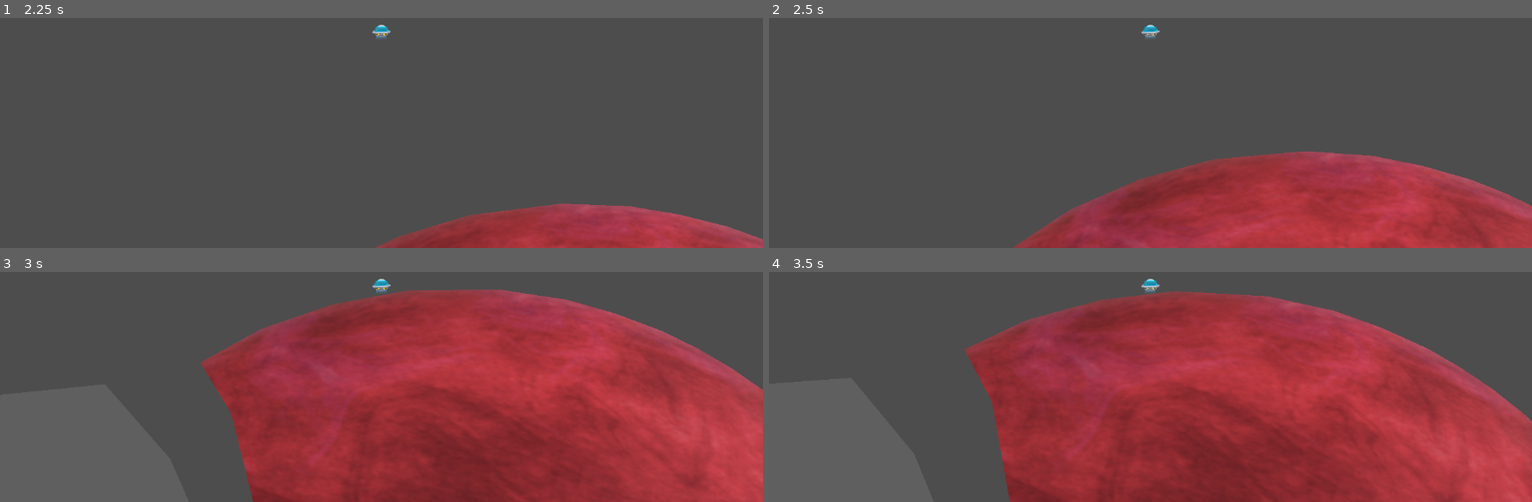
Above: before the commit, frames 1-4 (two rows, left to right).
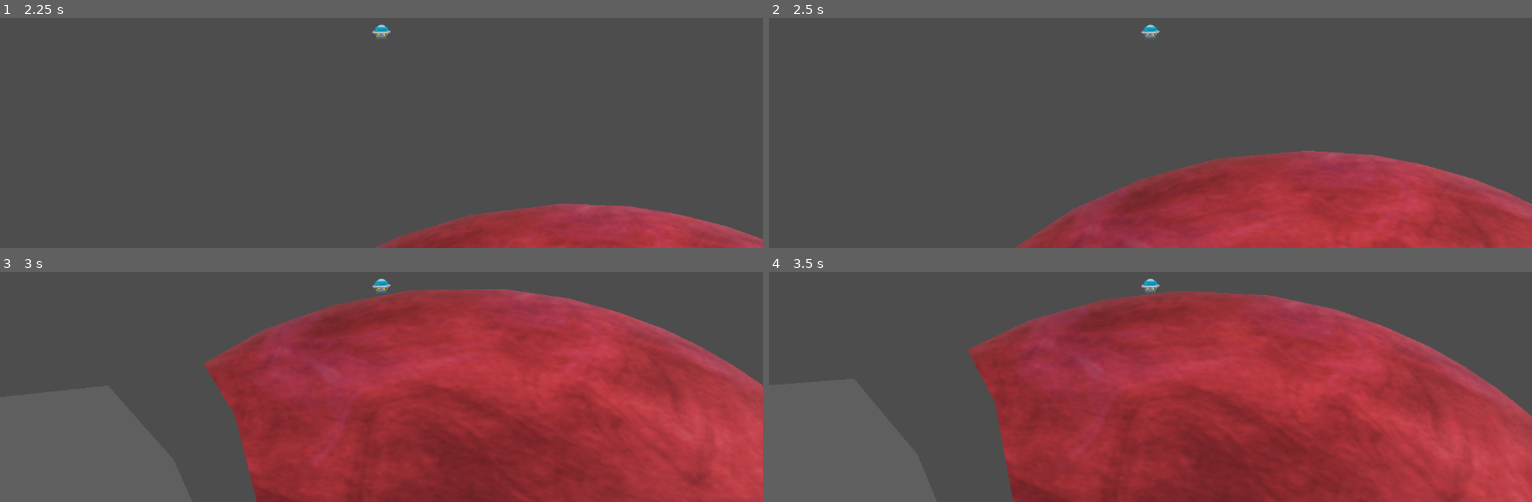
Above: after the commit, the same moments.

Repository: DeniZka/gravity_test
Game: Godot game, scene res://scene.tscn
Same seed, same stepped clock (60 frames per second), same inputs: the game is played once before the commit and once after it. The engine's default icon, where the game draws it, is replaced by a stand-in: a white triangle on a blue panel in a dark square.
Inputs (mouse positions are in pixels of both pictures, inside the frame that each line leads up to):
- Up to frame 1 (2.25 s): tap Enter at 0.5, 2 s; move the mouse to (outside the picture) at 0.52 s; hold D (right) 0.53-1.25 s; hold Space (force) 0.53-1.25 s; click (outside the picture) at 0.67 s; tap T (test) at 0.8 s; drag from (228, 54) to (381, 34) at 1.27 s; move the mouse to (outside the picture) at 2.02 s; press the mouse at (outside the picture) at 2.03 s; hold D (right) from 2.03 s (still down)
- Up to frame 2 (2.5 s): keep holding D (right); tap Shift at 2.3 s
- Up to frame 3 (3 s): release D (right) at 2.75 s; release the mouse at (outside the picture) at 2.75 s; drag from (343, 373) to (outside the picture) at 2.77 s
- Up to frame 4 (3.5 s): no input

Frame 1 is identical in both runs. In frame 2, 0.3% of the frame differs, in the area x 32-100%, y 5-100%; in frame 3, 0.9%, in the area x 26-100%, y 7-100%; in frame 4, 0.9%.

Commit message:
feat: shift controls gravity mode

Diff:
--- a/character_body_2d.gd
+++ b/character_body_2d.gd
@@ -151,6 +151,11 @@
 			gravity_areas.erase(area)
 
 func _input(event: InputEvent) -> void:
+	if Input.is_key_pressed(KEY_SHIFT):
+		behaivor = ROTATION_BASED
+	else:
+		behaivor = GRAVITY_BASED
+
 	if event.is_action_pressed("right"):
 		#physics_material_override.friction = 0.3
 		if owner_area:
--- a/project.godot
+++ b/project.godot
@@ -22,9 +22,34 @@
 "events": [Object(InputEventKey,"resource_local_to_scene":false,"resource_name":"","device":0,"window_id":0,"alt_presse …(189 unchanged characters)…
 ]
 }
+right_g={
+"deadzone": 0.2,
+"events": [Object(InputEventKey,"resource_local_to_scene":false,"resource_name":"","device":0,"window_id":0,"alt_pressed":false,"shift_pressed":true,"ctrl_pressed":false,"meta_pressed":false,"pressed":false,"keycode":0,"physical_keycode":68,"key_label":0,"unicode":0,"location":0,"echo":false,"script":null)
+]
+}
 left={
 "deadzone": 0.2,
 "events": [Object(InputEventKey,"resource_local_to_scene":false,"resource_name":"","device":0,"window_id":0,"alt_presse …(189 unchanged characters)…
+]
+}
+left_g={
+"deadzone": 0.2,
+"events": [Object(InputEventKey,"resource_local_to_scene":false,"resource_name":"","device":-1,"window_id":0,"alt_pressed":false,"shift_pressed":true,"ctrl_pressed":false,"meta_pressed":false,"pressed":false,"keycode":0,"physical_keycode":65,"key_label":0,"unicode":97,"location":0,"echo":false,"script":null)
+]
+}
+force={
+"deadzone": 0.2,
+"events": [Object(InputEventKey,"resource_local_to_scene":false,"resource_name":"","device":-1,"window_id":0,"alt_pressed":false,"shift_pressed":false,"ctrl_pressed":false,"meta_pressed":false,"pressed":false,"keycode":0,"physical_keycode":32,"key_label":0,"unicode":32,"location":0,"echo":false,"script":null)
+]
+}
+force_g={
+"deadzone": 0.2,
+"events": [Object(InputEventKey,"resource_local_to_scene":false,"resource_name":"","device":-1,"window_id":0,"alt_pressed":false,"shift_pressed":true,"ctrl_pressed":false,"meta_pressed":false,"pressed":false,"keycode":0,"physical_keycode":32,"key_label":0,"unicode":32,"location":0,"echo":false,"script":null)
+]
+}
+back_force={
+"deadzone": 0.2,
+"events": [Object(InputEventKey,"resource_local_to_scene":false,"resource_name":"","device":0,"window_id":0,"alt_pressed":false,"shift_pressed":false,"ctrl_pressed":false,"meta_pressed":false,"pressed":false,"keycode":0,"physical_keycode":83,"key_label":0,"unicode":0,"location":0,"echo":false,"script":null)
 ]
 }
 zoom_in={
@@ -39,19 +64,14 @@
 , Object(InputEventMouseButton,"resource_local_to_scene":false,"resource_name":"","device":-1,"window_id":0,"alt_presse …(244 unchanged characters)…
 ]
 }
-force={
-"deadzone": 0.2,
-"events": [Object(InputEventKey,"resource_local_to_scene":false,"resource_name":"","device":-1,"window_id":0,"alt_pressed":false,"shift_pressed":false,"ctrl_pressed":false,"meta_pressed":false,"pressed":false,"keycode":0,"physical_keycode":32,"key_label":0,"unicode":32,"location":0,"echo":false,"script":null)
-]
-}
-back_force={
-"deadzone": 0.2,
-"events": [Object(InputEventKey,"resource_local_to_scene":false,"resource_name":"","device":0,"window_id":0,"alt_pressed":false,"shift_pressed":false,"ctrl_pressed":false,"meta_pressed":false,"pressed":false,"keycode":0,"physical_keycode":83,"key_label":0,"unicode":0,"location":0,"echo":false,"script":null)
-]
-}
 test={
 "deadzone": 0.2,
 "events": [Object(InputEventKey,"resource_local_to_scene":false,"resource_name":"","device":0,"window_id":0,"alt_presse …(189 unchanged characters)…
+]
+}
+select={
+"deadzone": 0.2,
+"events": [Object(InputEventMouseButton,"resource_local_to_scene":false,"resource_name":"","device":-1,"window_id":0,"alt_pressed":false,"shift_pressed":false,"ctrl_pressed":false,"meta_pressed":false,"button_mask":0,"position":Vector2(0, 0),"global_position":Vector2(0, 0),"factor":1.0,"button_index":1,"canceled":false,"pressed":false,"double_click":false,"script":null)
 ]
 }
 
--- /dev/null
+++ b/test.gd
@@ -0,0 +1,30 @@
+extends Node2D
+
+@onready var sc: ShapeCast2D = $ShapeCast2D
+@onready var line: Line2D = $Line2D
+
+var selected: bool = false
+var dsel: Vector2 = Vector2.ZERO
+var src_pos: Vector2 = Vector2.ZERO
+
+func _physics_process(delta: float) -> void:
+	if selected:
+		$ShapeCast2D.position = src_pos + (get_local_mouse_position() - dsel)
+	var cc = sc.get_collision_count()
+	print(cc)
+	if cc > 0:
+		line.points[0] = sc.get_collision_point(0)
+		line.points[1] = line.points[0] + sc.get_collision_normal(0) * 10
+
+
+func _on_area_2d_input_event(viewport: Node, event: InputEvent, shape_idx: int) -> void:
+	if event.is_action_pressed("select"):
+		dsel = get_local_mouse_position()
+		selected = true
+		src_pos = $ShapeCast2D.position
+	if event.is_action_released("select"):
+		selected = false
+
+
+
+	pass # Replace with function body.
--- /dev/null
+++ b/test.tscn
@@ -0,0 +1,98 @@
+[gd_scene load_steps=10 format=3 uid="uid://lpfiroqc4f64"]
+
+[ext_resource type="Script" uid="uid://dnrrncn11synt" path="res://test.gd" id="1_37kl0"]
+
+[sub_resource type="CircleShape2D" id="CircleShape2D_mf4mk"]
+radius = 5.0
+
+[sub_resource type="CircleShape2D" id="CircleShape2D_37kl0"]
+
+[sub_resource type="CircleShape2D" id="CircleShape2D_8uh7m"]
+radius = 19.313208
+
+[sub_resource type="CircleShape2D" id="CircleShape2D_6uqi0"]
+radius = 30.083218
+
+[sub_resource type="CapsuleShape2D" id="CapsuleShape2D_8uh7m"]
+radius = 9.5
+height = 70.75
+
+[sub_resource type="RectangleShape2D" id="RectangleShape2D_37kl0"]
+size = Vector2(26.935, 19)
+
+[sub_resource type="CapsuleShape2D" id="CapsuleShape2D_37kl0"]
+radius = 9.5
+height = 90.05
+
+[sub_resource type="CircleShape2D" id="CircleShape2D_ppyta"]
+
+[node name="Node2D" type="Node2D"]
+script = ExtResource("1_37kl0")
+
+[node name="ShapeCast2D" type="ShapeCast2D" parent="."]
+position = Vector2(86, 57)
+shape = SubResource("CircleShape2D_mf4mk")
+target_position = Vector2(0, 0)
+collide_with_areas = true
+collide_with_bodies = false
+
+[node name="Area2D" type="Area2D" parent="ShapeCast2D"]
+collision_layer = 128
+collision_mask = 128
+
+[node name="CollisionShape2D" type="CollisionShape2D" parent="ShapeCast2D/Area2D"]
+shape = SubResource("CircleShape2D_37kl0")
+
+[node name="Area2D" type="Area2D" parent="."]
+position = Vector2(113, 61)
+input_pickable = false
+gravity_space_override = 1
+
+[node name="CollisionShape2D3" type="CollisionShape2D" parent="Area2D"]
+position = Vector2(-59, -18)
+shape = SubResource("CircleShape2D_8uh7m")
+
+[node name="CollisionShape2D4" type="CollisionShape2D" parent="Area2D"]
+position = Vector2(71, 44)
+shape = SubResource("CircleShape2D_6uqi0")
+
+[node name="CollisionShape2D" type="CollisionShape2D" parent="Area2D"]
+position = Vector2(5, -1)
+rotation = 1.5707964
+shape = SubResource("CapsuleShape2D_8uh7m")
+
+[node name="CollisionShape2D6" type="CollisionShape2D" parent="Area2D"]
+position = Vector2(39, -1)
+shape = SubResource("RectangleShape2D_37kl0")
+
+[node name="CollisionShape2D2" type="CollisionShape2D" parent="Area2D"]
+position = Vector2(-44, 26)
+rotation = 3.846003
+shape = SubResource("CapsuleShape2D_37kl0")
+
+[node name="Camera2D" type="Camera2D" parent="Area2D"]
+zoom = Vector2(4.985, 4.985)
+
+[node name="CollisionShape2D5" type="CollisionShape2D" parent="Area2D"]
+
+[node name="Area2D2" type="Area2D" parent="."]
+position = Vector2(66, 100)
+
+[node name="CollisionShape2D" type="CollisionShape2D" parent="Area2D2"]
+shape = SubResource("CircleShape2D_ppyta")
+
+[node name="Line2D" type="Line2D" parent="."]
+points = PackedVector2Array(0, 0, 10, 10)
+width = 1.0
+
+[node name="Line2D2" type="Line2D" parent="."]
+points = PackedVector2Array(35, 127, 93, 61, 170, 61, 177, 60, 183, 57, 189, 51, 192, 40, 193, 31, 196, 18, 195, 10)
+width = 3.0
+default_color = Color(0.5137255, 0.5137255, 0.5137255, 0.47843137)
+joint_mode = 2
+begin_cap_mode = 2
+end_cap_mode = 2
+sharp_limit = 1.0
+round_precision = 6
+
+[connection signal="input_event" from="ShapeCast2D/Area2D" to="." method="_on_area_2d_input_event"]
Not shown, added: test.gd.uid
